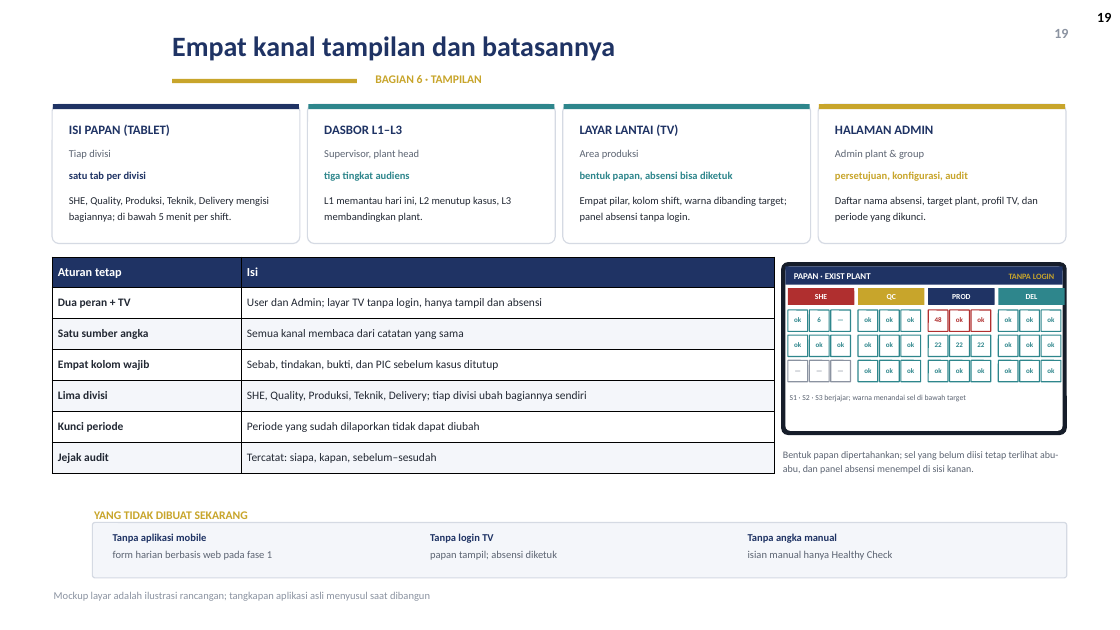
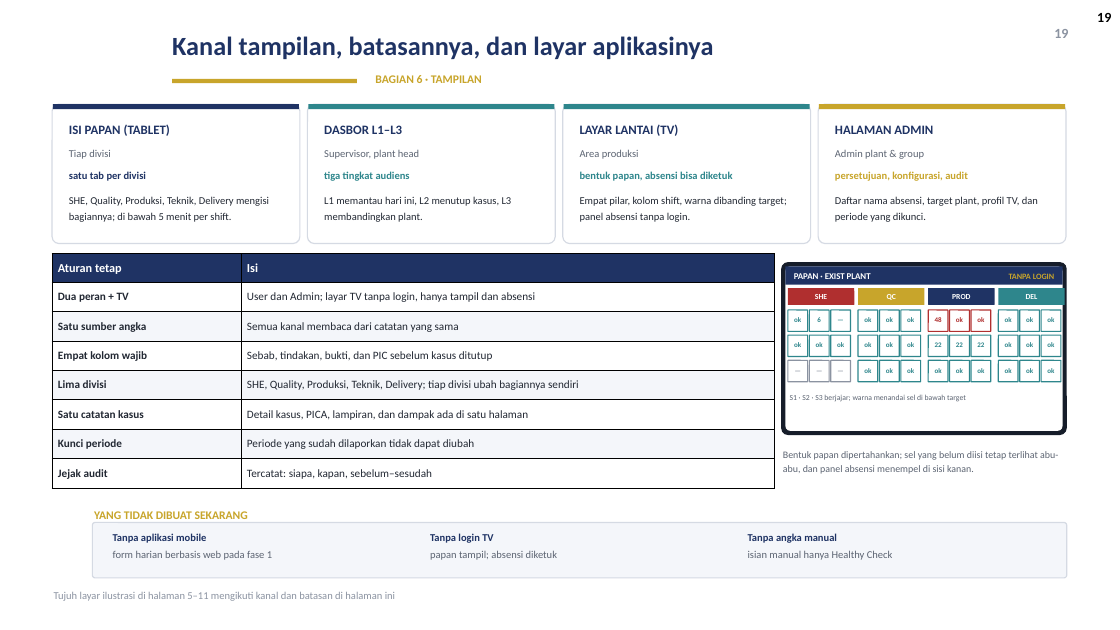
Before and after one commit to GalaxyDust/DailyMonitoringSystem_App, a slide deck: slide 19 of docs/DMS_Digitalisasi_v1.pptx. Drawn at 1120x630 pixels with LibreOffice and Linux fonts; fonts in the diff are those of the drawing; background and template pictures are left out. Boxes give left, top, right and bottom in pixels: in the first picture for what was removed or moved away, otherwise in the second. Text is boxed around its words. In the diff, an @@ line names an element or a change of style, - is before the commit and + after.

Commit message:
docs: ilustrasi aplikasi versi pro (7 layar: isi papan, TV, absensi, dasbor, detail kasus, laporan KPI, admin)

```diff
--- a/docs/DMS_Digitalisasi_v1.pptx
+++ b/docs/DMS_Digitalisasi_v1.pptx
@@ title at (172,36,714,59): text changed; size 24 to 22.5 pt @@
-Empat kanal tampilan dan batasannya
+Kanal tampilan, batasannya, dan layar aplikasinya
@@ table at (52,254,775,488) @@
+row 6: Satu catatan kasus | Detail kasus, PICA, lampiran, dan dampak ada di satu halaman
@@ text at (54,592,395,601): text changed @@
-Mockup layar adalah ilustrasi rancangan; tangkapan aplikasi asli menyusul saat dibangun
+Tujuh layar ilustrasi di halaman 5–11 mengikuti kanal dan batasan di halaman ini
```
Also in this commit, not shown: 5 other slides changed, 2 slides added, 2 slides removed, 10 other files.
